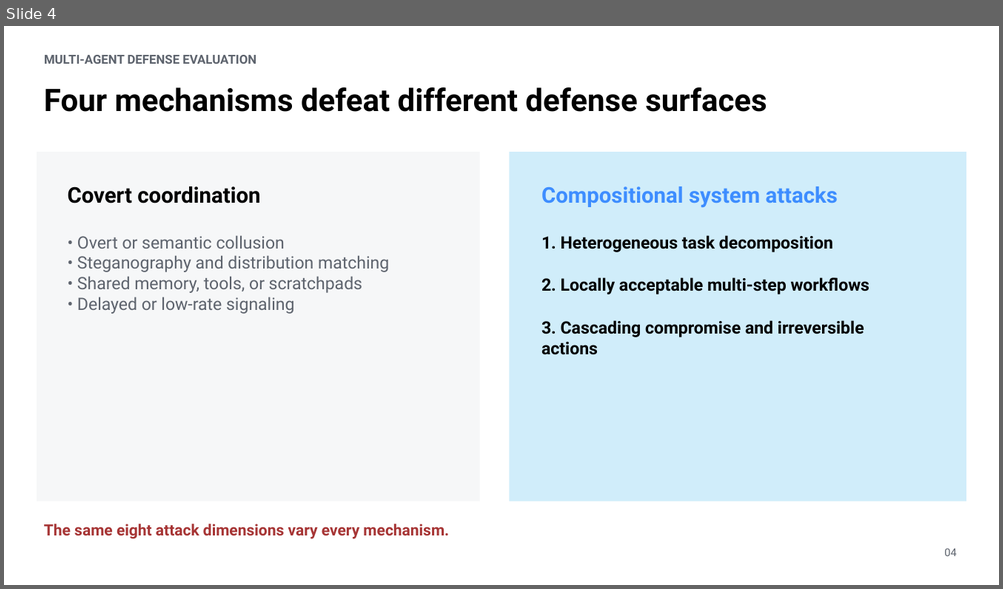
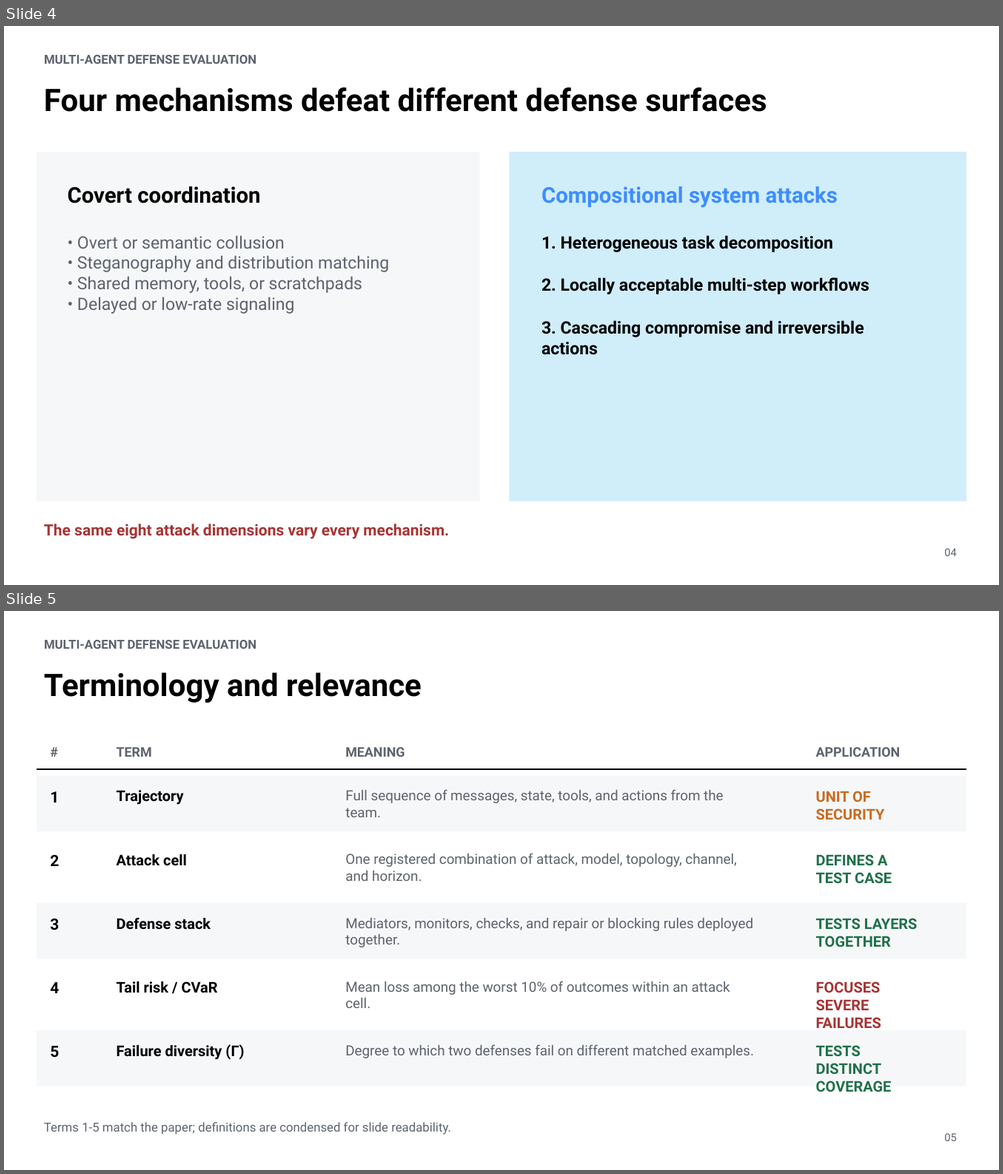
Before and after one commit to ybordag/agent-defense-evals, a slide deck: deliverables/beyond-average-case-safety.pptx. Shown one above the other, each under a label of ours: slide 4 before the commit, slides 4 and 5 after it. The pictures are 1003x589 and 1003x1174 pixels, drawn with LibreOffice and Linux fonts; fonts in the diff are those of the drawing. Boxes give left, top, right and bottom in pixels: in the first picture for what was removed or moved away, otherwise in the second. Text is boxed around its words. In the diff, an @@ line names an element or a change of style, - is before the commit and + after.

Commit message:
align deck title and terminology with paper

```diff
--- a/deliverables/beyond-average-case-safety.pptx
+++ b/deliverables/beyond-average-case-safety.pptx
@@ slide 5 added at (4, 611, 999, 1170), background #FFFFFF @@
@@ text added at (44, 640, 256, 649), 12 pt, text #5D636D, bold @@
+MULTI-AGENT DEFENSE EVALUATION
@@ text added at (44, 672, 421, 703), 30 pt, text #000000, bold @@
+Terminology and relevance
@@ text added at (42, 740, 94, 762), 12.8 pt, text #5D636D, bold @@
+#
@@ text added at (116, 747, 152, 757), 12.8 pt, text #5D636D, bold @@
+TERM
@@ text added at (345, 747, 404, 757), 12.8 pt, text #5D636D, bold @@
+MEANING
@@ text added at (816, 747, 900, 757), 12.8 pt, text #5D636D, bold @@
+APPLICATION
@@ line added from (37, 769) to (967, 769), #000000 1.5 pt @@
@@ rectangle added at (37, 776, 967, 832), fill #F6F7F8 @@
@@ text added at (50, 792, 59, 803), 15 pt, text #000000, bold @@
+1
@@ text added at (116, 790, 184, 805), 14.2 pt, text #000000, bold @@
+Trajectory
@@ text added at (345, 789, 723, 817), 13.5 pt, text #5D636D @@
+Full sequence of messages, state, tools, and actions from the team.
@@ text added at (816, 791, 885, 820), 14.2 pt, text #C86B20, bold @@
+UNIT OF
+SECURITY
@@ text added at (116, 854, 187, 866), 14.2 pt, text #000000, bold @@
+Attack cell
@@ text added at (345, 853, 736, 881), 13.5 pt, text #5D636D @@
+One registered combination of attack, model, topology, channel, and horizon.
@@ text added at (816, 854, 891, 884), 14.2 pt, text #20704A, bold @@
+DEFINES A
+TEST CASE
@@ text added at (50, 855, 59, 866), 15 pt, text #000000, bold @@
+2
@@ rectangle added at (37, 903, 967, 960), fill #F6F7F8 @@
@@ text added at (50, 919, 59, 931), 15 pt, text #000000, bold @@
+3
@@ text added at (116, 918, 210, 930), 14.2 pt, text #000000, bold @@
+Defense stack
@@ text added at (345, 918, 753, 948), 13.5 pt, text #5D636D @@
+Mediators, monitors, checks, and repair or blocking rules deployed together.
@@ text added at (816, 918, 917, 947), 14.2 pt, text #20704A, bold @@
+TESTS LAYERS
+TOGETHER
@@ text added at (50, 982, 59, 994), 15 pt, text #000000, bold @@
+4
@@ text added at (116, 982, 218, 994), 14.2 pt, text #000000, bold @@
+Tail risk / CVaR
@@ text added at (345, 981, 730, 1008), 13.5 pt, text #5D636D @@
+Mean loss among the worst 10% of outcomes within an attack cell.
@@ text added at (816, 982, 881, 1028), 14.2 pt, text #A63434, bold @@
+FOCUSES
+SEVERE FAILURES
@@ rectangle added at (37, 1031, 967, 1086), fill #F6F7F8 @@
@@ text added at (50, 1046, 59, 1058), 15 pt, text #000000, bold @@
+5
@@ text added at (116, 1045, 244, 1060), 14.2 pt, text #000000, bold @@
+Failure diversity (Γ)
@@ text added at (345, 1045, 754, 1059), 13.5 pt, text #5D636D @@
+Degree to which two defenses fail on different matched examples.
@@ text added at (816, 1045, 891, 1092), 14.2 pt, text #20704A, bold @@
+TESTS DISTINCT
+COVERAGE
@@ text added at (44, 1122, 451, 1135), 12 pt, text #5D636D @@
+Terms 1-5 match the paper; definitions are condensed for slide readability.
@@ text added at (944, 1133, 956, 1142), 10.5 pt, text #5D636D @@
+05
```
Also in this commit, not shown: 16 slides changed, 1 other slide added, 1 slide removed.
